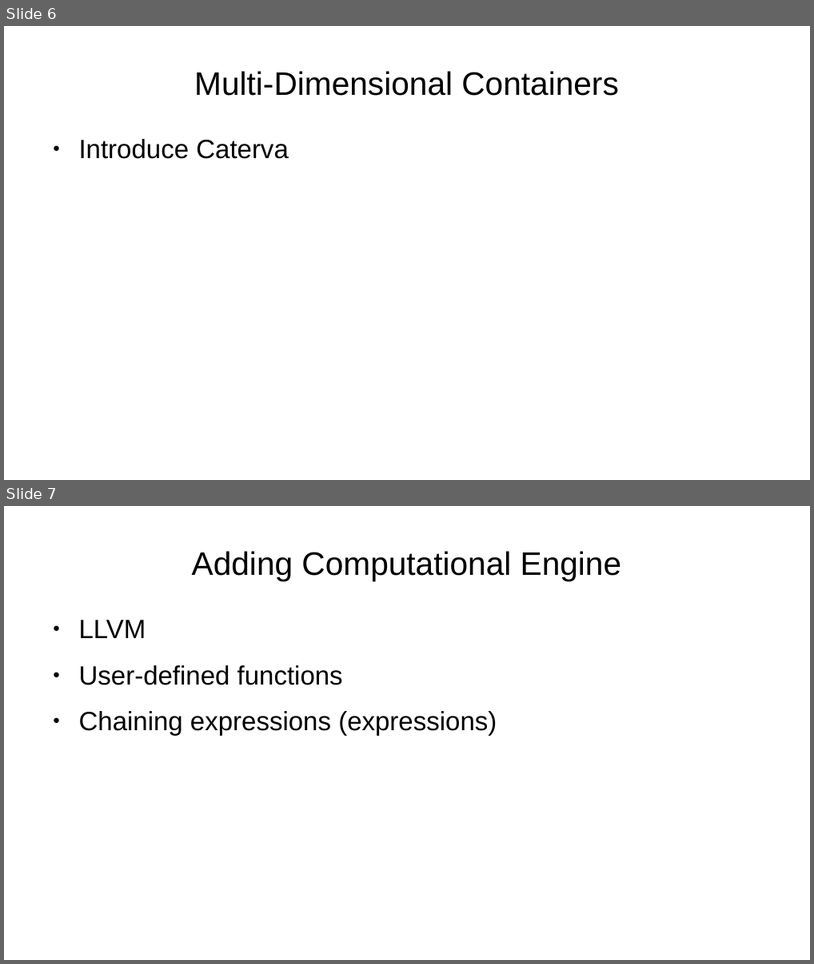
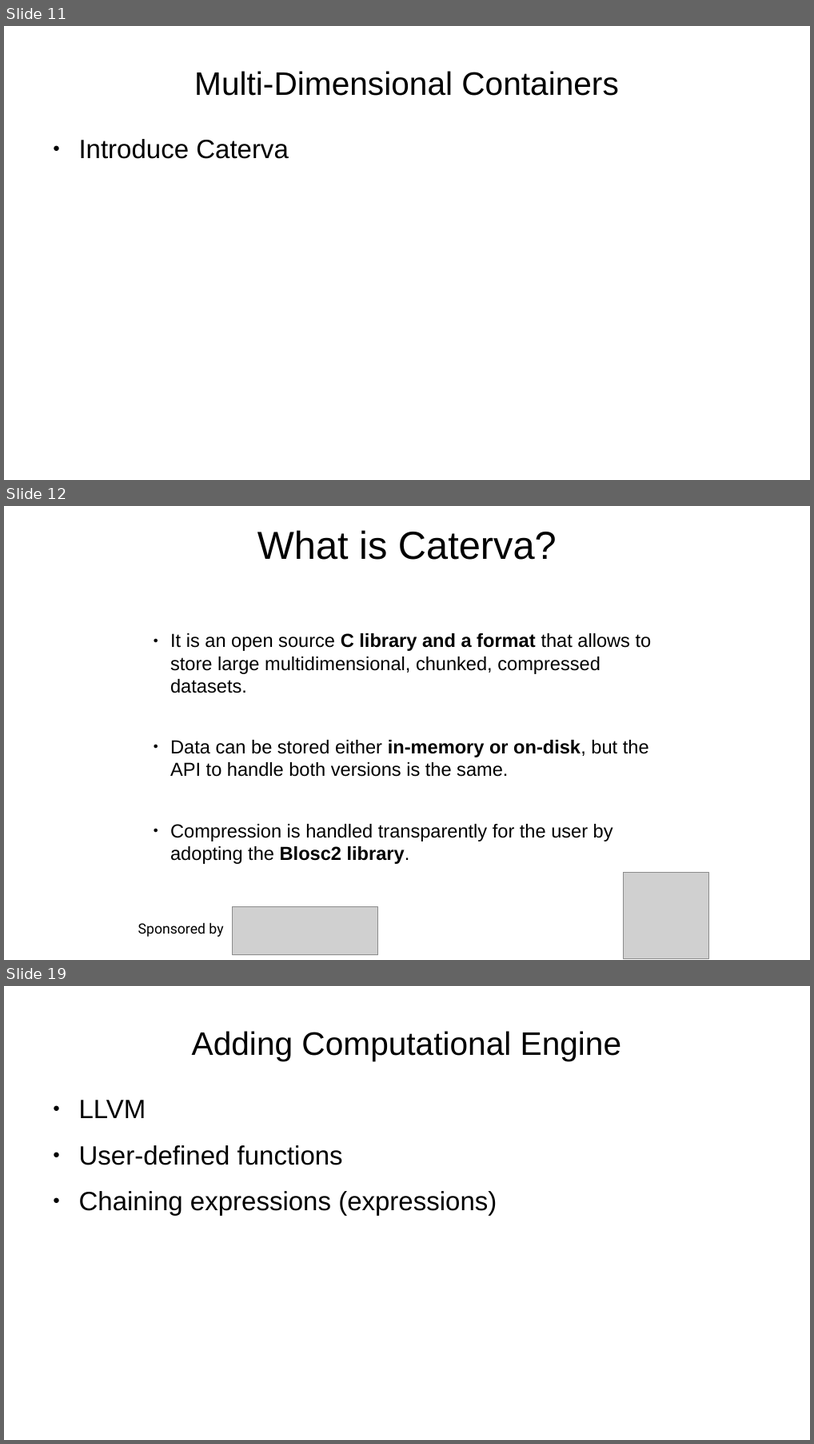
Before and after one commit to inaos/iron-array, a slide deck: decks/pyDataNyc2019.odp. Shown one above the other, each under a label of ours: slides 6 and 7 before the commit, slides 11, 12 and 19 after it; the slides between them are not shown. The pictures are 814x964 and 814x1444 pixels, drawn with LibreOffice and Linux fonts; fonts in the diff are those of the drawing; grey boxes stand for pictures. Boxes give left, top, right and bottom in pixels: in the first picture for what was removed or moved away, otherwise in the second. Text is boxed around its words. In the diff, an @@ line names an element or a change of style, - is before the commit and + after.

Commit message:
adding blosc and caterva slides

```diff
--- a/decks/pyDataNyc2019.odp
+++ b/decks/pyDataNyc2019.odp
@@ slide 12 added at (4,506,810,960), background #FFFFFF @@
@@ text added at (258,530,557,560), 38.4 pt, text #000000 @@
+What is Caterva?
@@ text added at (170,633,652,864), 18.6 pt, text #000000 @@
+● It is an open source C library and a format that allows to store large multidimensional, chunked, compressed datasets.
+● Data can be stored either in-memory or on-disk, but the API to handle both versions is the same.
+● Compression is handled transparently for the user by adopting the Blosc2 library.
@@ picture added at (624,872,709,958) @@
@@ picture added at (232,906,378,955) @@
@@ text added at (138,922,223,936), 13.9 pt, text #000000 @@
+Sponsored by
@@ what was slide 6 is now slide 11 @@
@@ what was slide 7 is now slide 19 @@
```
Also in this commit, not shown: 11 other slides added.
